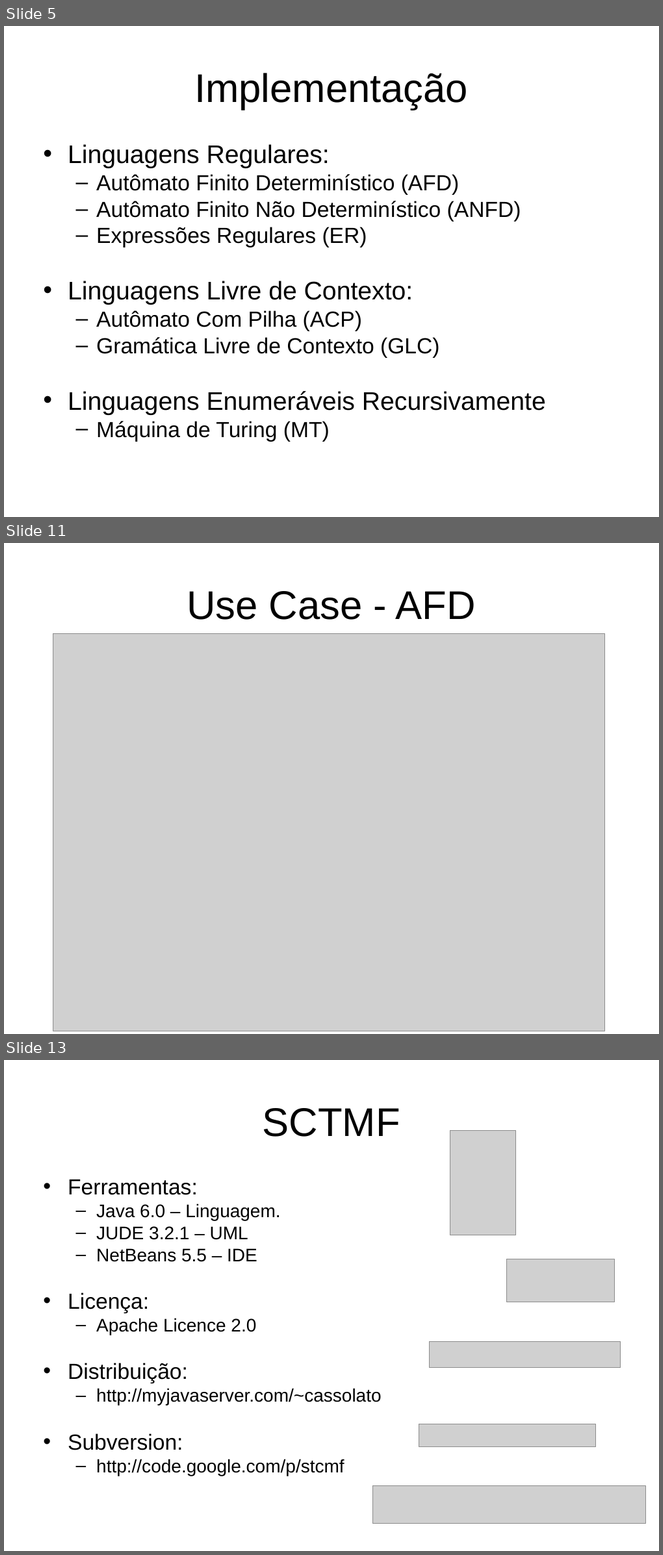
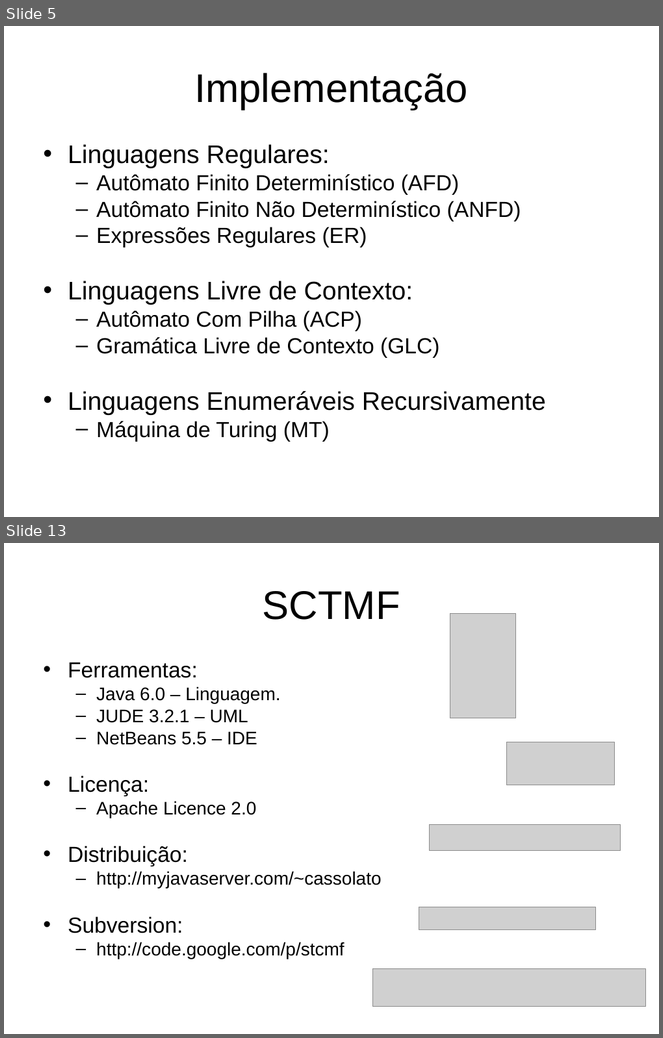
Before and after one commit to eduardoabreubg/sctmf, a slide deck: trunk/sctmf/documentation/Apresentação.ppt. Shown one above the other, each under a label of ours: slides 5, 11 and 13 before the commit, slides 5 and 13 after it; the slides between them are not shown. The pictures are 663x1555 and 663x1038 pixels, drawn with LibreOffice and Linux fonts; fonts in the diff are those of the drawing; grey boxes stand for pictures. Boxes give left, top, right and bottom in pixels: in the first picture for what was removed or moved away, otherwise in the second. Text is boxed around its words. In the diff, an @@ line names an element or a change of style, - is before the commit and + after.

```diff
--- a/trunk/sctmf/documentation/Apresentação.ppt
+++ b/trunk/sctmf/documentation/Apresentação.ppt
@@ slide 11 removed at (4,543,659,1034), background #FFFFFF @@
@@ title removed at (187,591,476,620) @@
-Use Case - AFD
@@ picture removed at (53,634,605,1031) @@
```
Also in this commit, not shown: 6 slides changed, 3 slides added, 2 other slides removed, 2 other files.
